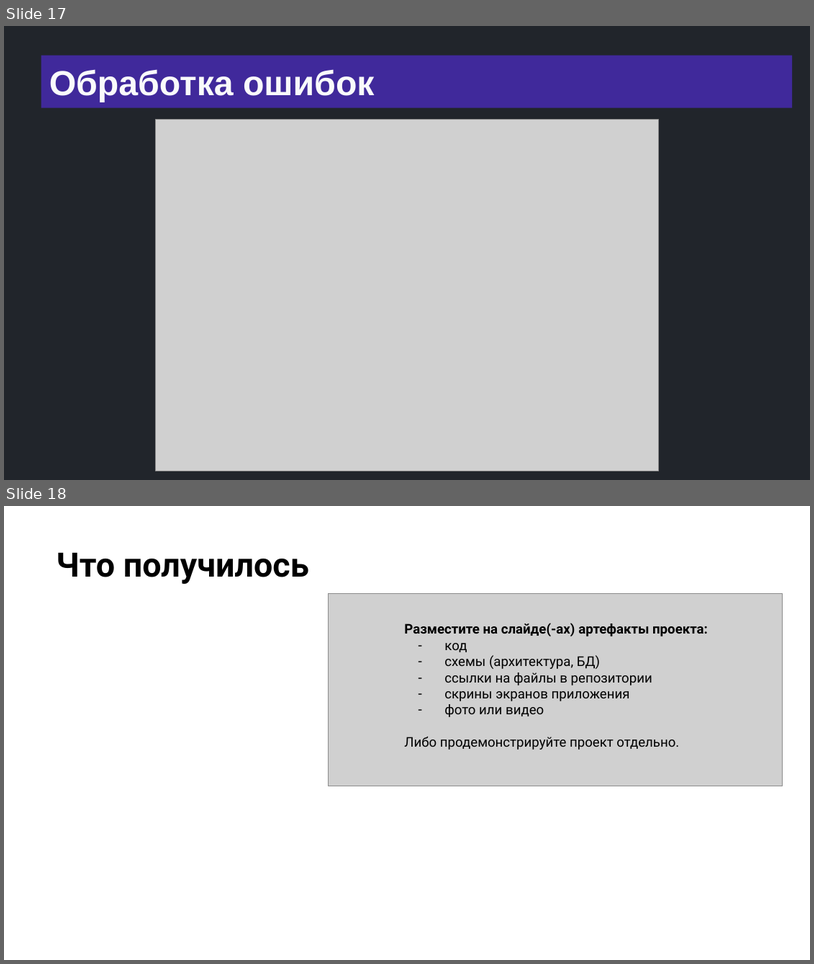
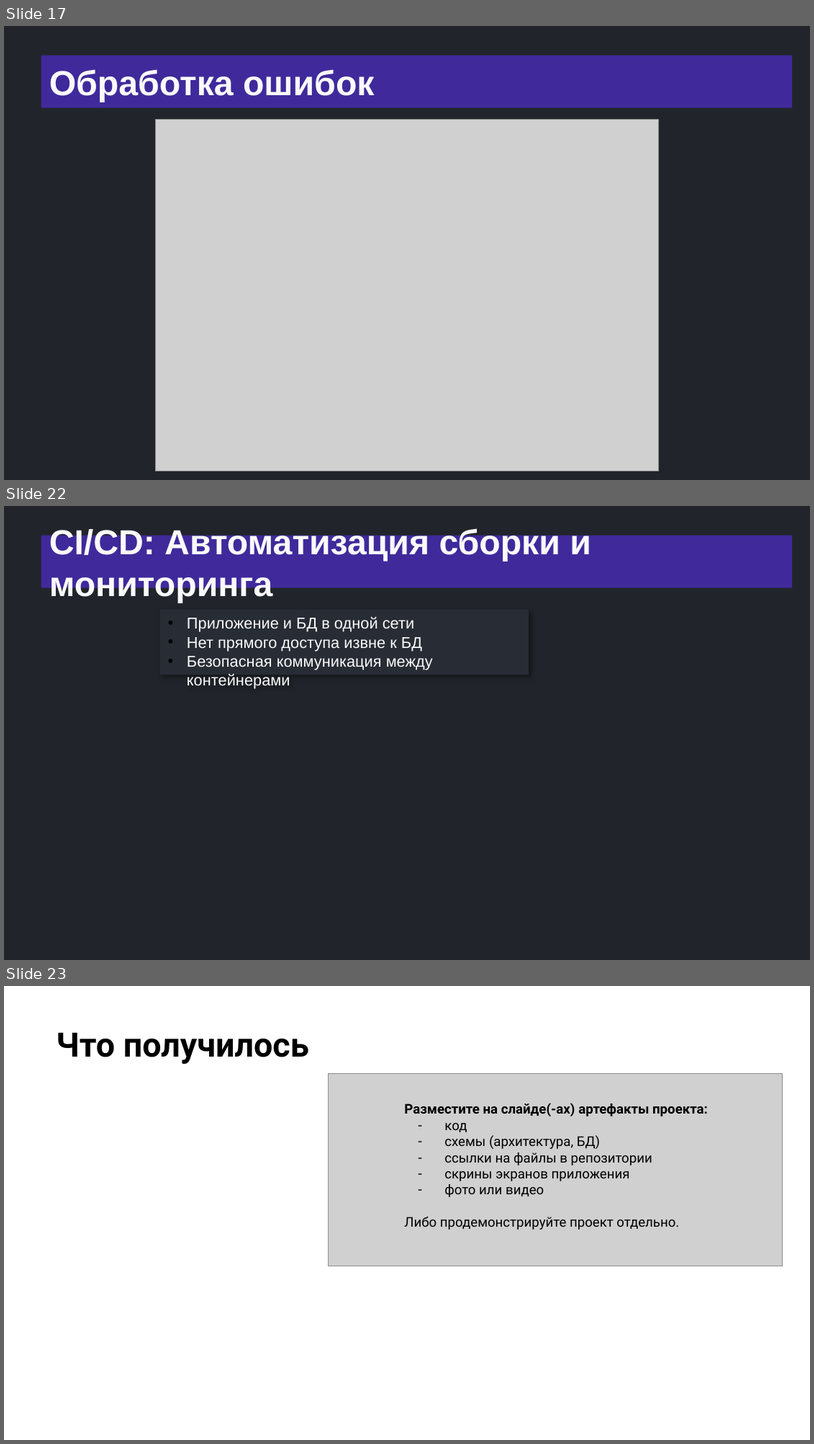
Before and after one commit to semusv/Bank_analyzer, a slide deck: bank_analyzer.pptx. Shown one above the other, each under a label of ours: slides 17 and 18 before the commit, slides 17, 22 and 23 after it; the slides between them are not shown. The pictures are 814x964 and 814x1444 pixels, drawn with LibreOffice and Linux fonts; fonts in the diff are those of the drawing; grey boxes stand for pictures; background and template pictures are left out. Boxes give left, top, right and bottom in pixels: in the first picture for what was removed or moved away, otherwise in the second. Text is boxed around its words. In the diff, an @@ line names an element or a change of style, - is before the commit and + after.

```diff
--- a/bank_analyzer.pptx
+++ b/bank_analyzer.pptx
@@ slide 22 added at box(4, 506, 810, 960), background #21252B @@
@@ title added at box(41, 535, 792, 587), fill #40299B, 31 pt, text #F9FAFB, bold @@
+CI/CD: Автоматизация сборки и мониторинга
@@ rectangle added at box(160, 609, 528, 674), fill #282C34, 14 pt, text #F9FAFB @@
+• Приложение и БД в одной сети
+• Нет прямого доступа извне к БД
+• Безопасная коммуникация между контейнерами
@@ what was slide 18 is now slide 23 @@
```
Also in this commit, not shown: 7 slides changed, 4 other slides added, 15 other files.
